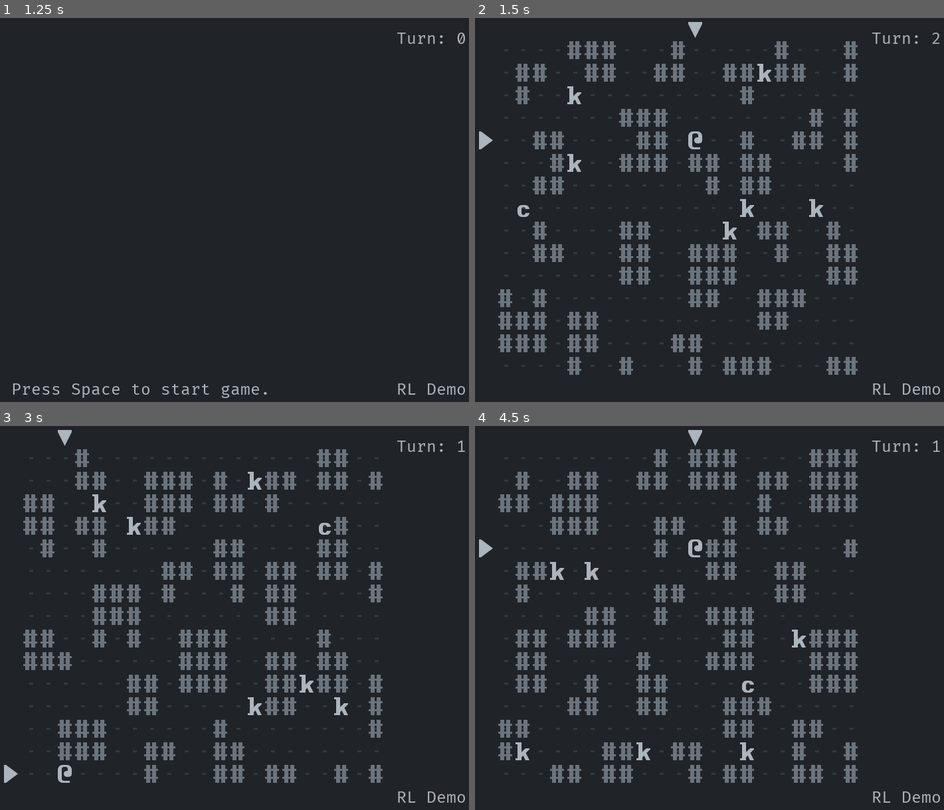
Above: before the commit, frames 1-4 (two rows, left to right).
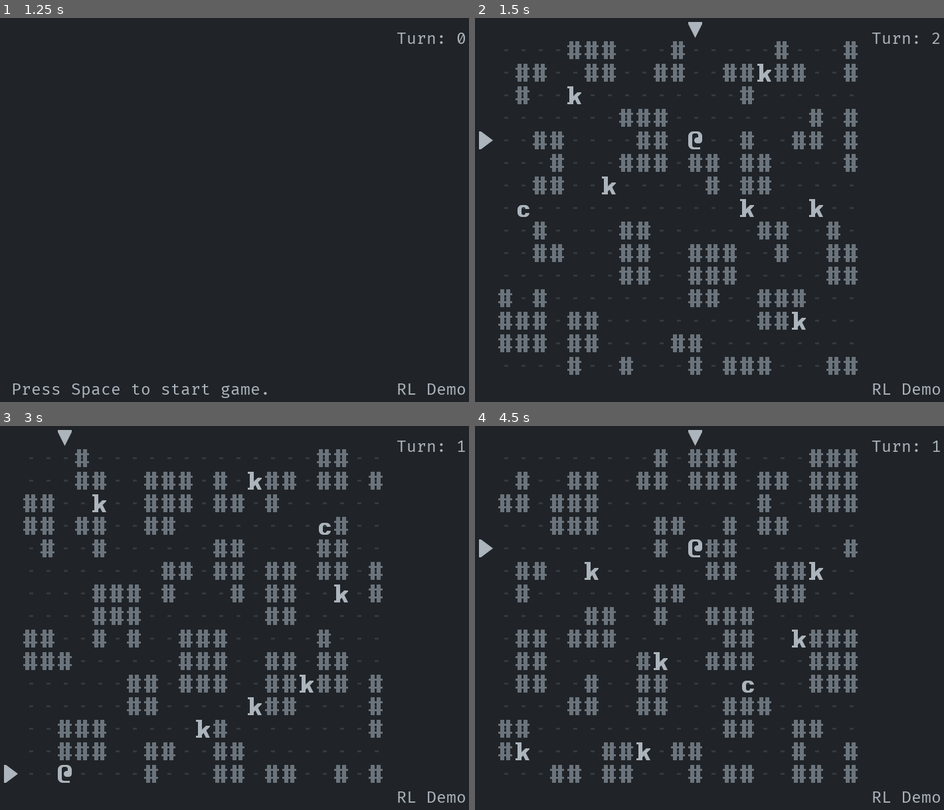
Above: after the commit, the same moments.

Repository: Bozar/OneMoreLevel
Game: Godot game, scene res://scene/main/MainScene.tscn
Same seed, same stepped clock (60 frames per second), same inputs: the game is played once before the commit and once after it.
Inputs:
- Up to frame 1 (1.25 s): tap Space (init_world) at 0.5, 0.6 s; hold Right (move_right) from 0.53 s (still down)
- Up to frame 2 (1.5 s): tap Space (init_world) at 1.25 s; release Right (move_right) at 1.28 s; hold Down (move_down) from 1.28 s (still down); tap . (wait) at 1.35 s
- Up to frame 3 (3 s): tap Enter at 2 s; release Down (move_down) at 2.03 s; hold Right (move_right) 2.03-2.78 s; tap Space (init_world) at 2.1, 2.75 s; hold Up (move_up) from 2.78 s (still down); tap . (wait) at 2.85 s
- Up to frame 4 (4.5 s): tap Enter at 3.5 s; release Up (move_up) at 3.53 s; hold Left (move_left) from 3.53 s (still down); tap Space (init_world) at 3.6, 4.25 s; tap . (wait) at 4.35 s

Frame 1 is identical in both runs. In frame 2, 0.3% of the frame differs, in the area x 19-71%, y 35-82%; in frame 3, 0.3%; in frame 4, 0.3%.

Commit message:
Scatter enemies.

Diff:
--- a/library/CoordCalculator.gd
+++ b/library/CoordCalculator.gd
@@ -9,15 +9,21 @@
 	return get_range(source, target) <= max_range
 
 
-func get_neighbor(center: Array, distance: int) -> Array:
+func get_neighbor(center: Array, max_range: int, has_center: bool = false) \
+		-> Array:
 	var x: int = center[0]
 	var y: int = center[1]
-	var neighbor: Array = [
-		[x - distance, y],
-		[x + distance, y],
-		[x, y - distance],
-		[x, y + distance],
-	]
+	var neighbor: Array = []
+
+	for i in range(x - max_range, x + max_range + 1):
+		for j in range(y - max_range, y + max_range + 1):
+			if (i == x) and (j == y):
+				continue
+			if is_inside_range([x, y], [i, j], max_range):
+				neighbor.push_back([i, j])
+
+	if has_center:
+		neighbor.push_back([x, y])
 
 	return neighbor
 
--- a/library/DungeonSize.gd
+++ b/library/DungeonSize.gd
@@ -9,3 +9,13 @@
 
 func is_inside_dungeon(x: int, y: int) -> bool:
 	return (x > -1) and (x < MAX_X) and (y > -1) and (y < MAX_Y)
+
+
+func filter_out_of_bound_coord(coords: Array) -> Array:
+	var filtered: Array = []
+
+	for xy in coords:
+		if is_inside_dungeon(xy[0], xy[1]):
+			filtered.push_back(xy)
+
+	return filtered
--- a/library/init/InitKnight.gd
+++ b/library/init/InitKnight.gd
@@ -187,6 +187,8 @@
 
 func _init_PC() -> void:
 	var position: Array
+	var neighbor: Array
+	var min_range: int = 5
 
 	while true:
 		position = _get_PC_position()
@@ -197,7 +199,11 @@
 			continue
 		break
 
-	_occupy_position(pc_x, pc_y)
+	neighbor = _new_CoordCalculator.get_neighbor([pc_x, pc_y], min_range, true)
+	neighbor = _new_DungeonSize.filter_out_of_bound_coord(neighbor)
+	for xy in neighbor:
+		_occupy_position(xy[0], xy[1])
+
 	_add_to_blueprint(PC,
 			_new_MainGroupTag.ACTOR, _new_SubGroupTag.PC,
 			pc_x, pc_y)
@@ -213,19 +219,23 @@
 func _init_knight(scene: PackedScene, tag: String) -> void:
 	var x: int
 	var y: int
+	var neighbor: Array
+	var min_range: int = 3
 
 	while true:
 		x = _ref_RandomNumber.get_int(1, _new_DungeonSize.MAX_X - 1)
 		y = _ref_RandomNumber.get_int(1, _new_DungeonSize.MAX_Y - 1)
 
-		if _is_occupied(x, y) \
-				or _new_CoordCalculator.is_inside_range(
-					[x, y], [pc_x, pc_y], 5):
-			continue
-
-		_occupy_position(x, y)
+		if _is_occupied(x, y):
+			continue
+
+		neighbor = _new_CoordCalculator.get_neighbor([x, y], min_range, true)
+		neighbor = _new_DungeonSize.filter_out_of_bound_coord(neighbor)
+		for xy in neighbor:
+			_occupy_position(xy[0], xy[1])
+
 		_add_to_blueprint(scene, _new_MainGroupTag.ACTOR, tag, x, y)
-		break
+		return
 
 
 func _occupy_position(x: int, y: int) -> void:
